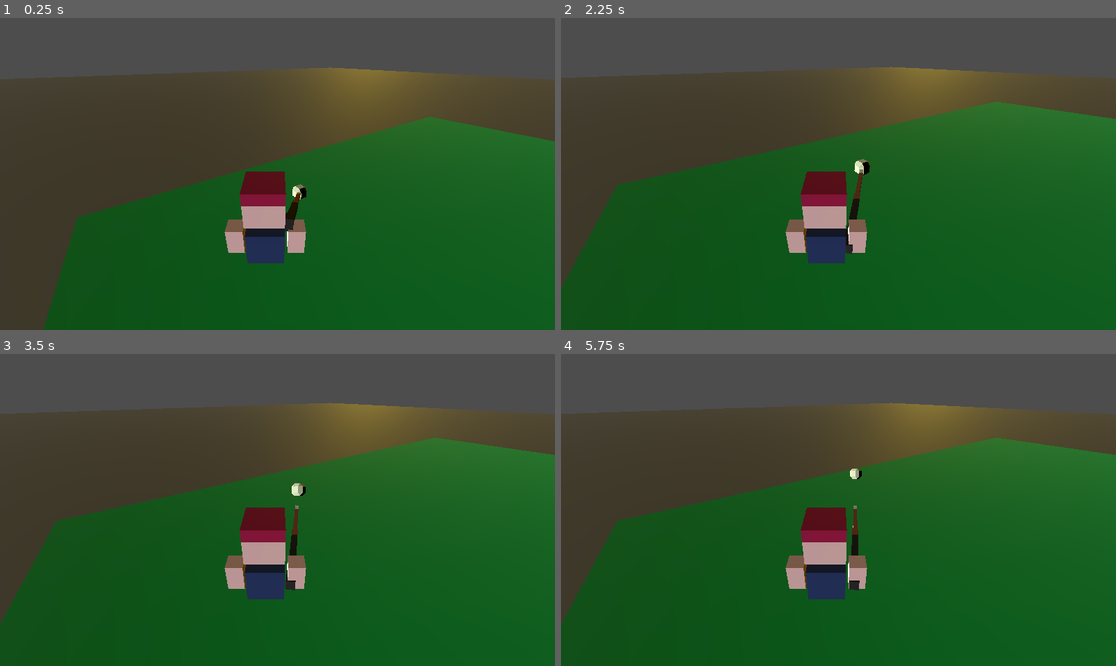
Above: before the commit, frames 1-4 (two rows, left to right).
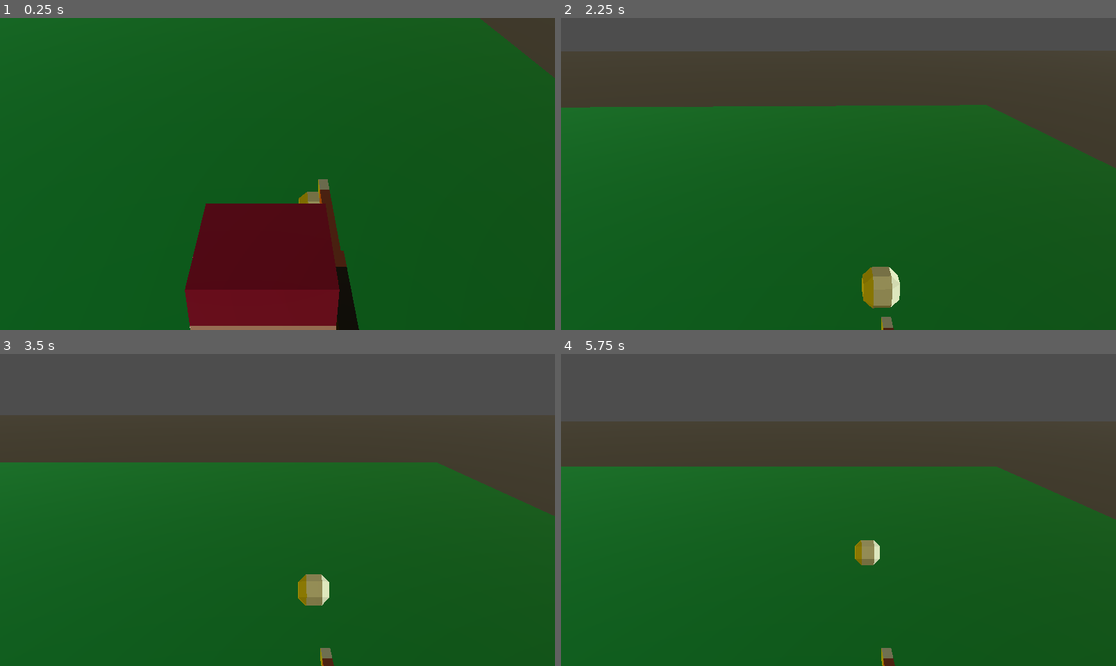
Above: after the commit, the same moments.

Repository: mathew-tran/billiards3d
Game: Godot game, scene res://Scenes/Main.tscn
Two runs of this game, one before a commit and one after it. Both use one fixed random seed, a clock stepped at 60 frames per second and the inputs below.
Inputs (mouse positions are in pixels of both pictures, inside the frame that each line leads up to):
- Up to frame 1 (0.25 s): no input
- Up to frame 2 (2.25 s): move the mouse to (960, 158) at 0.52 s; hold Right mouse button (right_click, bound only after the commi… 0.53-1.28 s; tap Mouse wheel down (scroll_down, bound only after the commit) at 0.8, 1.35 s; tap Enter at 1.25 s; move the mouse to (727, 189) at 1.27 s; tap Mouse wheel up (scroll_up, bound only after the commit) at 1.55, 2.1 s; tap Space at 2 s; move the mouse to (894, 105) at 2.02 s; hold Right mouse button (right_click, bound only after the commi… from 2.03 s (still down)
- Up to frame 3 (3.5 s): tap Enter at 2.75 s; move the mouse to (249, 572) at 2.77 s; release Right mouse button (right_click, bound only after the commi… at 2.78 s; click (249, 572) at 2.85 s; tap Mouse wheel down (scroll_down, bound only after the commit) at 3.05 s
- Up to frame 4 (5.75 s): move the mouse to (1005, 556) at 3.52 s; hold Right mouse button (right_click, bound only after the commi… 3.53-4.28 s; tap Mouse wheel up (scroll_up, bound only after the commit) at 3.8, 5.1 s; move the mouse to (672, 463) at 4.27 s; tap Mouse wheel down (scroll_down, bound only after the commit) at 4.35, 5.3 s; right-click (672, 463) at 4.55 s; move the mouse to (866, 510) at 5.02 s

The runs differ from the first frame. In frame 1, 64% of the frame differs, in the area x 0-100%, y 0-100%; in frame 2, 28%; in frame 3, 20%; in frame 4, 21%.

Commit message:
be able to rotate around the ball

Diff:
--- a/Prefabs/Ball.tscn
+++ b/Prefabs/Ball.tscn
@@ -5,6 +5,7 @@
 
 [sub_resource type="PhysicsMaterial" id="PhysicsMaterial_hdy6r"]
 friction = 20.0
+bounce = 0.14
 
 [sub_resource type="SphereShape3D" id="SphereShape3D_kln2b"]
 radius = 0.0783063
@@ -12,7 +13,6 @@
 [node name="Ball" type="RigidBody3D" groups=["MainBall"]]
 physics_material_override = SubResource("PhysicsMaterial_hdy6r")
 continuous_cd = true
-contact_monitor = true
 max_contacts_reported = 2
 linear_damp = 1.0
 script = ExtResource("1_hdy6r")
--- a/Prefabs/Stick.tscn
+++ b/Prefabs/Stick.tscn
@@ -5,15 +5,19 @@
 [ext_resource type="PackedScene" uid="uid://dmcry73m6hkra" path="res://Art/Player/Player.gltf" id="2_ntaji"]
 
 [node name="Stick" type="Node3D"]
-transform = Transform3D(1, 0, 0, 0, 1, 0, 0, 0, 1, 0, 0, 0)
+transform = Transform3D(1, 0, 0, 0, 1, 0, 0, 0, 1, 0.0212802, 0, 0)
 script = ExtResource("1_krp1i")
 
 [node name="stick" parent="." instance=ExtResource("1_2niw4")]
-transform = Transform3D(1, 0, 0, 0, 1, 0, 0, 0, 1, -0.105617, 0, 0.564983)
+transform = Transform3D(1, 0, 0, 0, 1, 0, 0, 0, 1, 0.001075, -0.0246237, 0.564983)
+
+[node name="hitpoint" type="Node3D" parent="stick"]
+transform = Transform3D(1, 0, 0, 0, 1, 0, 0, 0, 1, 0, 0, -0.496236)
 
 [node name="Camera3D" type="Camera3D" parent="."]
-transform = Transform3D(1, 0, 0, 0, 0.866025, 0.5, 0, -0.5, 0.866026, -0.212874, 0.863263, 1.60562)
+transform = Transform3D(1, 0, 0, 0, 0.866025, 0.5, 0, -0.5, 0.866025, -0.147228, 0.754165, 1.34295)
 current = true
+fov = 37.7
 
 [node name="blockbench_export2" parent="." instance=ExtResource("2_ntaji")]
-transform = Transform3D(1, 0, 0, 0, 1, 0, 0, 0, 1, -0.272522, -0.0509157, 0.839932)
+transform = Transform3D(1, 0, 0, 0, 1, 0, 0, 0, 1, -0.16583, -0.0755394, 0.839932)
--- a/Scenes/Main.tscn
+++ b/Scenes/Main.tscn
@@ -13,7 +13,7 @@
 [node name="Table" parent="." instance=ExtResource("1_r150o")]
 
 [node name="Stick" parent="." instance=ExtResource("2_kln2b")]
-transform = Transform3D(0.543174, 0, 0.83962, 0, 1, 0, -0.83962, 0, 0.543174, 0, 6.5231, 3.09349)
+transform = Transform3D(0.543174, 0, 0.83962, 0, 1, 0, -0.83962, 0, 0.543174, -1.84413, 6.5231, 1.90047)
 
 [node name="DirectionalLight3D" type="DirectionalLight3D" parent="."]
 transform = Transform3D(-0.224423, 0.970296, -0.0903372, -0.97355, -0.219167, 0.0645405, 0.0428245, 0.102432, 0.993818, 0, 0, 0)
--- a/Scripts/Player.gd
+++ b/Scripts/Player.gd
@@ -1,6 +1,6 @@
 extends Node3D
 
-var OffsetAmount = .01
+var OffsetAmount = .12
 
 signal StoppedMoving
 
@@ -10,6 +10,13 @@
 }
 var OriginalPosition = Vector3.ZERO
 var CurrentState = STATE.DECIDING
+var CurrentDirection = Vector3(1,0,0)
+
+var LastMousePosition = Vector2.ZERO
+var RotateSpeed = 2
+
+var CameraRotationLimit = Vector2(-20, -5)
+var ScrollSpeed = 200
 
 func _ready() -> void:
 	MoveToBall()
@@ -17,20 +24,37 @@
 
 func MoveToBall():
 
-	var direction = (Finder.GetMainBall().global_position - global_position).normalized()
-	direction.x = 0
-	var newPosition = global_position + direction * OffsetAmount
+	var newPosition = Finder.GetMainBall().global_position
 	global_position = newPosition
-	global_position -= Vector3(0,.01,0)
+	global_position += Vector3(0, .01, .0)
+	global_position -= CurrentDirection * OffsetAmount
 	var newDirection = (Finder.GetMainBall().global_position - newPosition).normalized()
-	global_position = Finder.GetMainBall().global_position
+	look_at(Finder.GetMainBall().global_position)
+	print(CurrentDirection)
+func _process(delta: float) -> void:
+	if CanShoot():
+		if Input.is_action_just_released("scroll_up"):
+			$Camera3D.rotation_degrees.x += ScrollSpeed * delta
+			if $Camera3D.rotation_degrees.x > CameraRotationLimit.y:
+				$Camera3D.rotation_degrees.x = CameraRotationLimit.y
+		elif Input.is_action_just_released("scroll_down"):
+			$Camera3D.rotation_degrees.x -= ScrollSpeed * delta
+			if $Camera3D.rotation_degrees.x < CameraRotationLimit.x:
+				$Camera3D.rotation_degrees.x = CameraRotationLimit.x
 
-	#rotation.x = 0
+		print($Camera3D.rotation)
+		if Input.is_action_pressed("right_click"):
+			var newPosition = get_viewport().get_mouse_position()
+			if LastMousePosition != Vector2.ZERO or LastMousePosition != newPosition:
+				if newPosition.x > LastMousePosition.x:
+					CurrentDirection = CurrentDirection.rotated(Vector3.UP, -RotateSpeed * delta)
+				elif newPosition.x < LastMousePosition.x:
+					CurrentDirection = CurrentDirection.rotated(Vector3.UP, RotateSpeed * delta)
+				MoveToBall()
+			LastMousePosition = newPosition
+	else:
 
-func _process(delta: float) -> void:
-	pass
-	$stick.look_at(Finder.GetMainBall().global_position)
-
+		look_at(Finder.GetMainBall().global_position)
 func CanShoot():
 	return CurrentState == STATE.DECIDING
 
--- a/project.godot
+++ b/project.godot
@@ -26,3 +26,18 @@
 "events": [Object(InputEventMouseButton,"resource_local_to_scene":false,"resource_name":"","device":-1,"window_id":0,"a …(253 unchanged characters)…
 ]
 }
+right_click={
+"deadzone": 0.2,
+"events": [Object(InputEventMouseButton,"resource_local_to_scene":false,"resource_name":"","device":-1,"window_id":0,"alt_pressed":false,"shift_pressed":false,"ctrl_pressed":false,"meta_pressed":false,"button_mask":0,"position":Vector2(0, 0),"global_position":Vector2(0, 0),"factor":1.0,"button_index":2,"canceled":false,"pressed":false,"double_click":false,"script":null)
+]
+}
+scroll_up={
+"deadzone": 0.2,
+"events": [Object(InputEventMouseButton,"resource_local_to_scene":false,"resource_name":"","device":-1,"window_id":0,"alt_pressed":false,"shift_pressed":false,"ctrl_pressed":false,"meta_pressed":false,"button_mask":0,"position":Vector2(0, 0),"global_position":Vector2(0, 0),"factor":1.0,"button_index":4,"canceled":false,"pressed":false,"double_click":false,"script":null)
+]
+}
+scroll_down={
+"deadzone": 0.2,
+"events": [Object(InputEventMouseButton,"resource_local_to_scene":false,"resource_name":"","device":-1,"window_id":0,"alt_pressed":false,"shift_pressed":false,"ctrl_pressed":false,"meta_pressed":false,"button_mask":0,"position":Vector2(0, 0),"global_position":Vector2(0, 0),"factor":1.0,"button_index":5,"canceled":false,"pressed":false,"double_click":false,"script":null)
+]
+}
